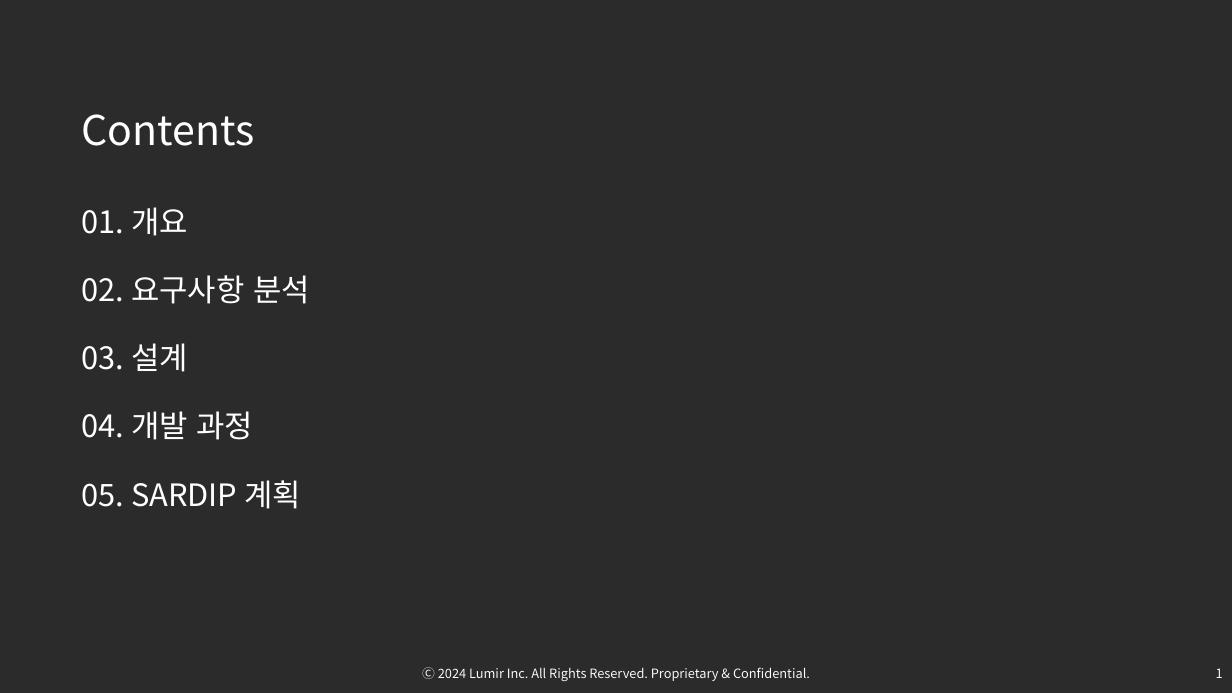
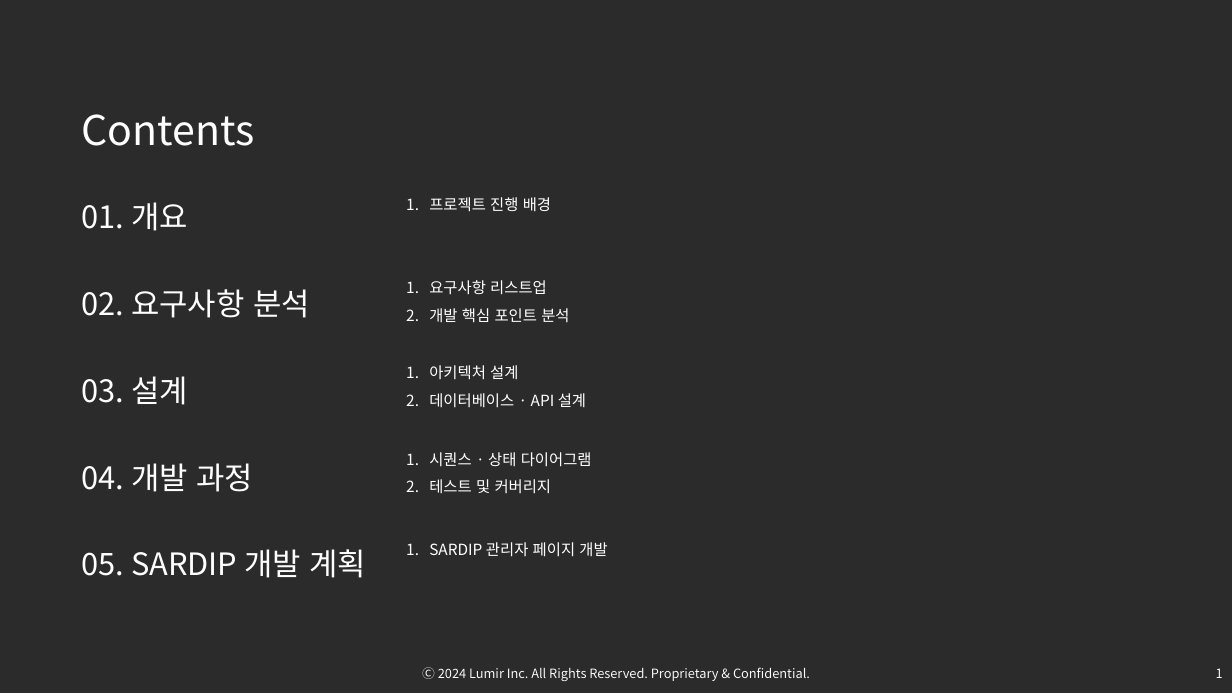
Before and after one commit to OsterRepository/OsterRepository, a slide deck: slide 2 of 기술 7부 김민수 성과 발표.pptx. Drawn at 1232x693 pixels with LibreOffice and Linux fonts; fonts in the diff are those of the drawing; background and template pictures are left out; a plain dark background stands for a picture behind light text. Boxes give left, top, right and bottom in pixels: in the first picture for what was removed or moved away, otherwise in the second. Text is boxed around its words. In the diff, an @@ line names an element or a change of style, - is before the commit and + after.

```diff
--- a/기술 7부 김민수 성과 발표.pptx
+++ b/기술 7부 김민수 성과 발표.pptx
@@ subtitle at bbox=[81, 202, 310, 492]: line spacing 1.5 to 2 @@
@@ text added at bbox=[429, 197, 551, 212], 12 pt, text #FFFFFF @@
+1. 프로젝트 진행 배경
@@ text added at bbox=[429, 280, 569, 323], 12 pt, text #FFFFFF @@
+1. 요구사항 리스트업
+2. 개발 핵심 포인트 분석
@@ text added at bbox=[429, 365, 586, 408], 12 pt, text #FFFFFF @@
+1. 아키텍처 설계
+2. 데이터베이스 · API 설계
@@ text added at bbox=[429, 452, 592, 494], 12 pt, text #FFFFFF @@
+1. 시퀀스 · 상태 다이어그램
+2. 테스트 및 커버리지
@@ subtitle at bbox=[81, 549, 367, 578]: text changed @@
-05. SARDIP 계획
+05. SARDIP 개발 계획
@@ text added at bbox=[429, 542, 607, 557], 12 pt, text #FFFFFF @@
+1. SARDIP 관리자 페이지 개발
```
Also in this commit, not shown: 15 other slides changed, 1 slide added, 3 slides removed, 1 other file.
